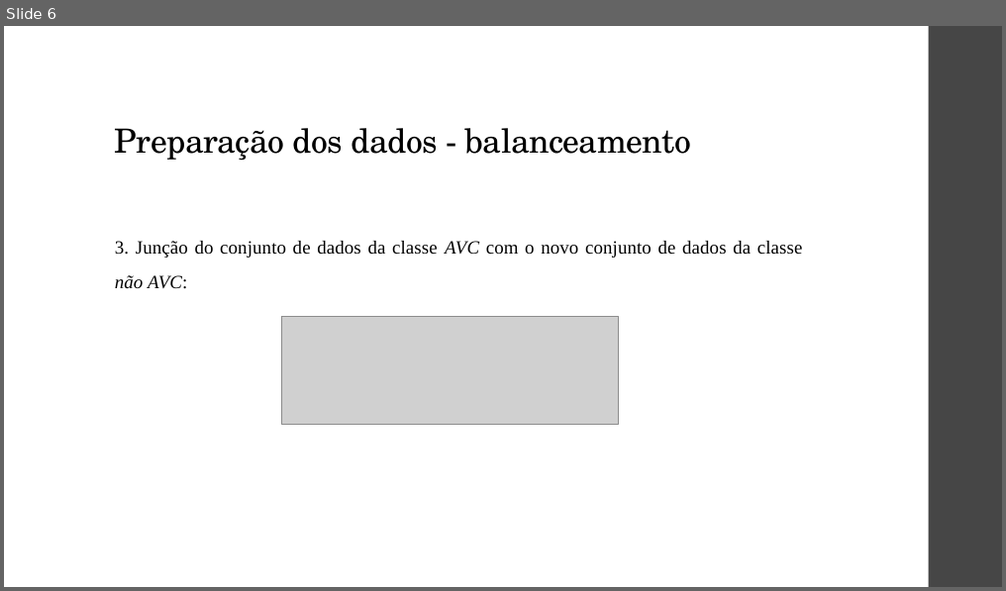
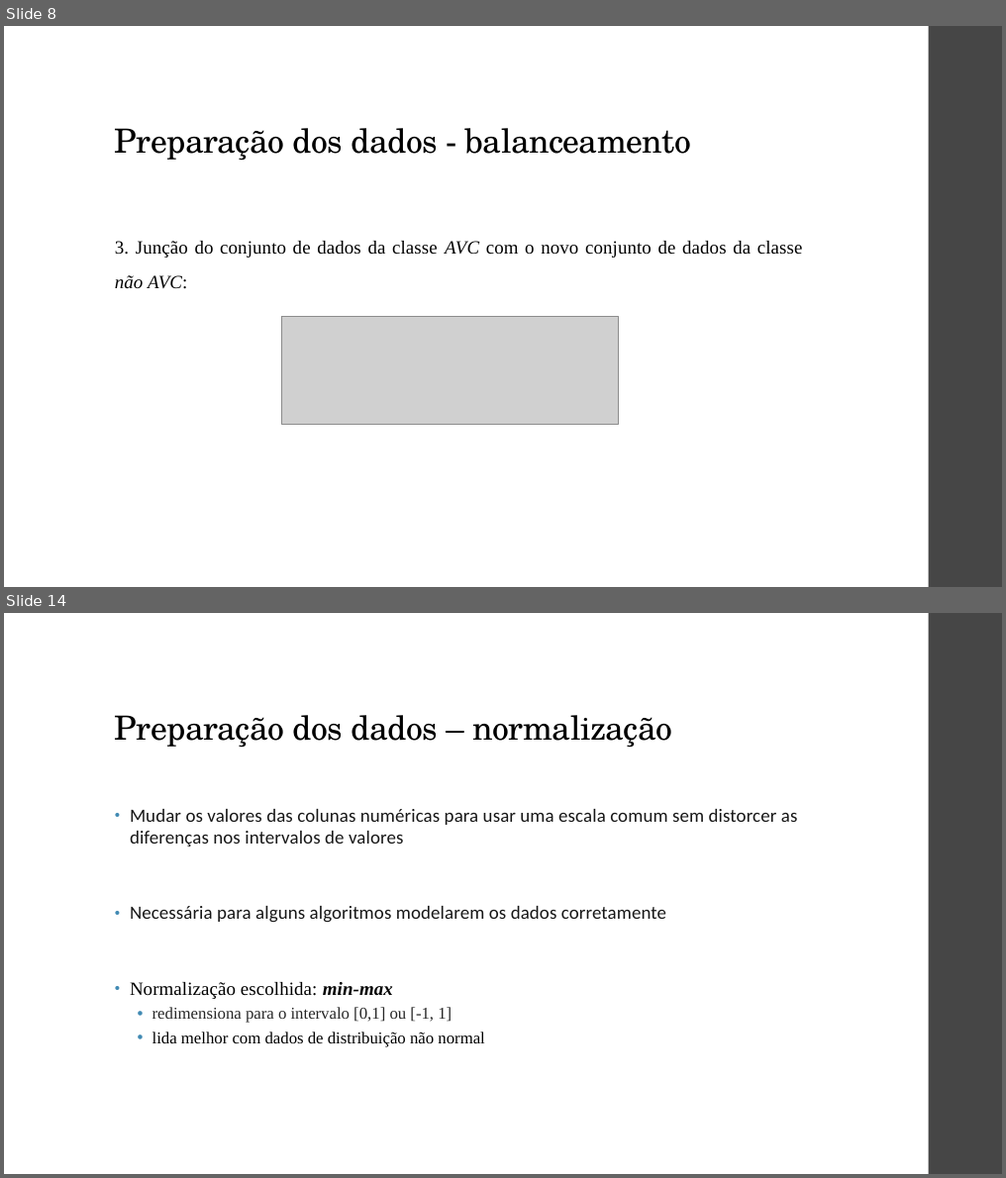
Before and after one commit to ViniPilan/avc-modeling, a slide deck: apresentação.pptx. Shown one above the other, each under a label of ours: slide 6 before the commit, slides 8 and 14 after it; the slides between them are not shown. The pictures are 1006x591 and 1006x1178 pixels, drawn with LibreOffice and Linux fonts; fonts in the diff are those of the drawing; grey boxes stand for pictures. Boxes give left, top, right and bottom in pixels: in the first picture for what was removed or moved away, otherwise in the second. Text is boxed around its words. In the diff, an @@ line names an element or a change of style, - is before the commit and + after.

```diff
--- a/apresentação.pptx
+++ b/apresentação.pptx
@@ slide 14 added at box(4, 613, 1002, 1174), background #FFFFFF; not listed: 1 template element that a slide beside it also shows @@
@@ title added at box(115, 715, 672, 748), 32 pt, text #000000 @@
+Preparação dos dados – normalização
@@ text added at box(130, 809, 798, 1048), 18 pt, text #171717 @@
+• Mudar os valores das colunas numéricas para usar uma escala comum sem distorcer as diferenças nos intervalos de valores
+• Necessária para alguns algoritmos modelarem os dados corretamente
+• Normalização escolhida: min-max
+  • redimensiona para o intervalo [0,1] ou [-1, 1]
+  • lida melhor com dados de distribuição não normal
@@ what was slide 6 is now slide 8 @@
```
Also in this commit, not shown: 3 slides changed, 11 other slides added.
